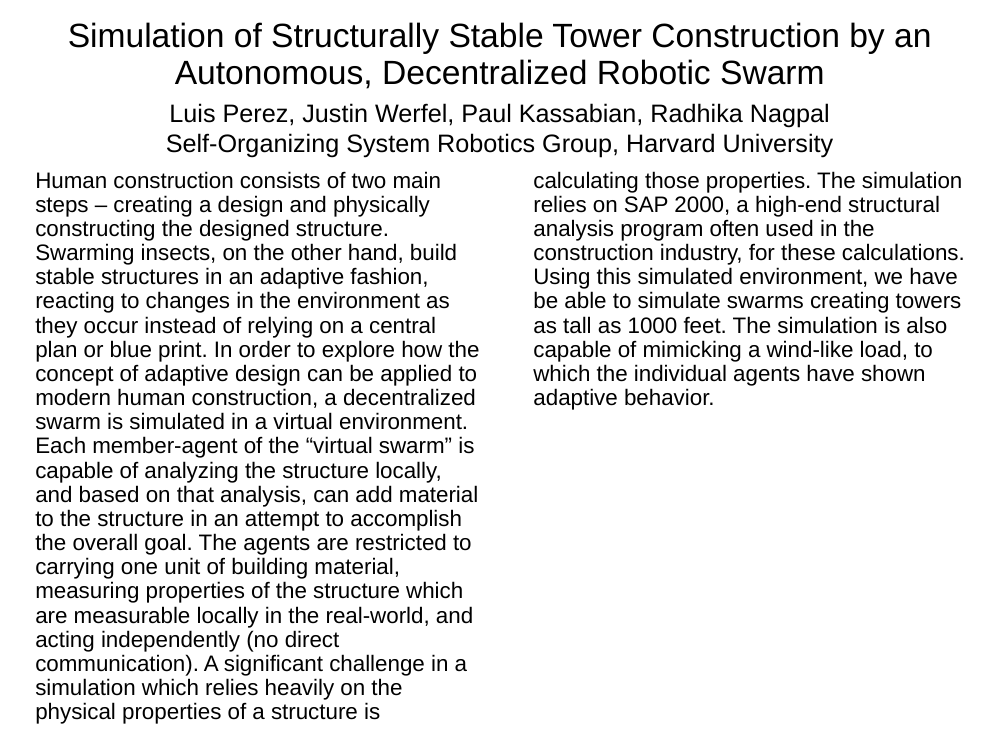
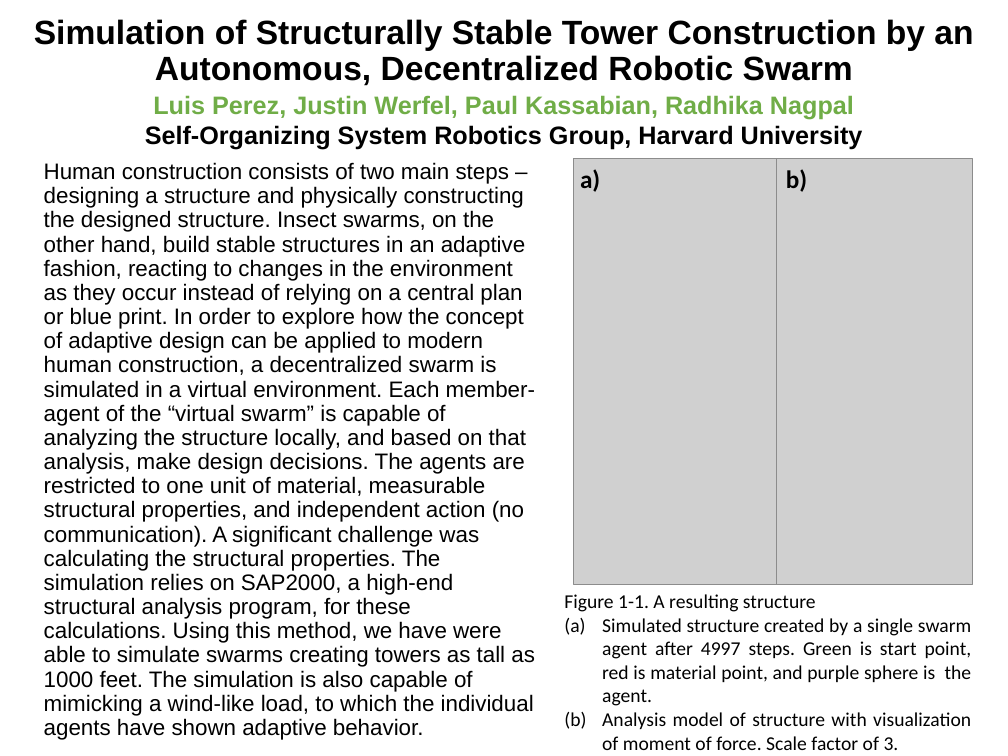
Before and after one commit to kandluis/sap2000, a slide deck: slide 1 of Other Files/REU Research Nugget.pptm. Drawn at 1008x756 pixels with LibreOffice and Linux fonts; fonts in the diff are those of the drawing; grey boxes stand for pictures. Boxes give left, top, right and bottom in pixels: in the first picture for what was removed or moved away, otherwise in the second. Text is boxed around its words. In the diff, an @@ line names an element or a change of style, - is before the commit and + after.

```diff
--- a/Other Files/REU Research Nugget.pptm
+++ b/Other Files/REU Research Nugget.pptm
@@ title "Simulation of Structurally Stable Tower ...": place and size @@
-title "Simulation of Structurally Stable Tower ..." at [68,22,931,89]
+title "Simulation of Structurally Stable Tower ..." at [34,19,973,86]
@@ title "Simulation of Structurally Stable Tower ..." at [34,19,973,86]: bold on @@
@@ text "Luis Perez, Justin Werfel, Paul ...": place and size @@
-text "Luis Perez, Justin Werfel, Paul ..." at [166,103,834,158]
+text "Luis Perez, Justin Werfel, Paul ..." at [145,95,863,150]
@@ text "Luis Perez, Justin Werfel, Paul ..." at [145,95,863,150]: text colour #000000 to #70AD47 in "Luis Perez, Justin Werfel, Paul Kassabian, Radhika ..."; bold on @@
@@ text "Human construction consists of two ..." at [44,162,535,740]: columns 2 to 1 @@
@@ text at [44,162,535,740]: text changed @@
-Human construction consists of two main steps – creating a design and physically constructing the designed structure. Swarming insects, on the other hand, build stable structures in an adaptive fashion, reacting to changes in the environment as they occur instead of relying on a central plan or blue print. In order to explore how the concept of adaptive design can be applied to modern human construction, a decentralized swarm is simulated in a virtual environment. Each member-agent of the “virtual swarm” is capable of analyzing the structure locally, and based on that analysis, can add material to the structure in an attempt to accomplish the overall goal. The agents are restricted to carrying one unit of building material, measuring properties of the structure which are measurable locally in the real-world, and acting independently (no direct communication). A significant challenge in a simulation which relies heavily on the physical properties of a structure is calculating those properties. The simulation relies on SAP 2000, a high-end structural analysis program often used in the construction industry, for these calculations. Using this simulated environment, we have be able to simulate swarms creating towers as tall as 1000 feet. The simulation is also capable of mimicking a wind-like load, to which the individual agents have shown adaptive behavior.
+Human construction consists of two main steps – designing a structure and physically constructing the designed structure. Insect swarms, on the other hand, build stable structures in an adaptive fashion, reacting to changes in the environment as they occur instead of relying on a central plan or blue print. In order to explore how the concept of adaptive design can be applied to modern human construction, a decentralized swarm is simulated in a virtual environment. Each member-agent of the “virtual swarm” is capable of analyzing the structure locally, and based on that analysis, make design decisions. The agents are restricted to one unit of material, measurable structural properties, and independent action (no communication). A significant challenge was calculating the structural properties. The simulation relies on SAP2000, a high-end structural analysis program, for these calculations. Using this method, we have were able to simulate swarms creating towers as tall as 1000 feet. The simulation is also capable of mimicking a wind-like load, to which the individual agents have shown adaptive behavior.
@@ group added at [564,158,973,750]: 3 texts, 2 pictures @@
+Figure 1-1. A resulting structure
+(a) Simulated structure created by a single swarm agent after 4997 steps. Green is start point, red is material point, and purple sphere is the agent.
+(b) Analysis model of structure with visualization of moment of force. Scale factor of 3.
+b)
+a)
```
Also in this commit, not shown: 4 other files.
